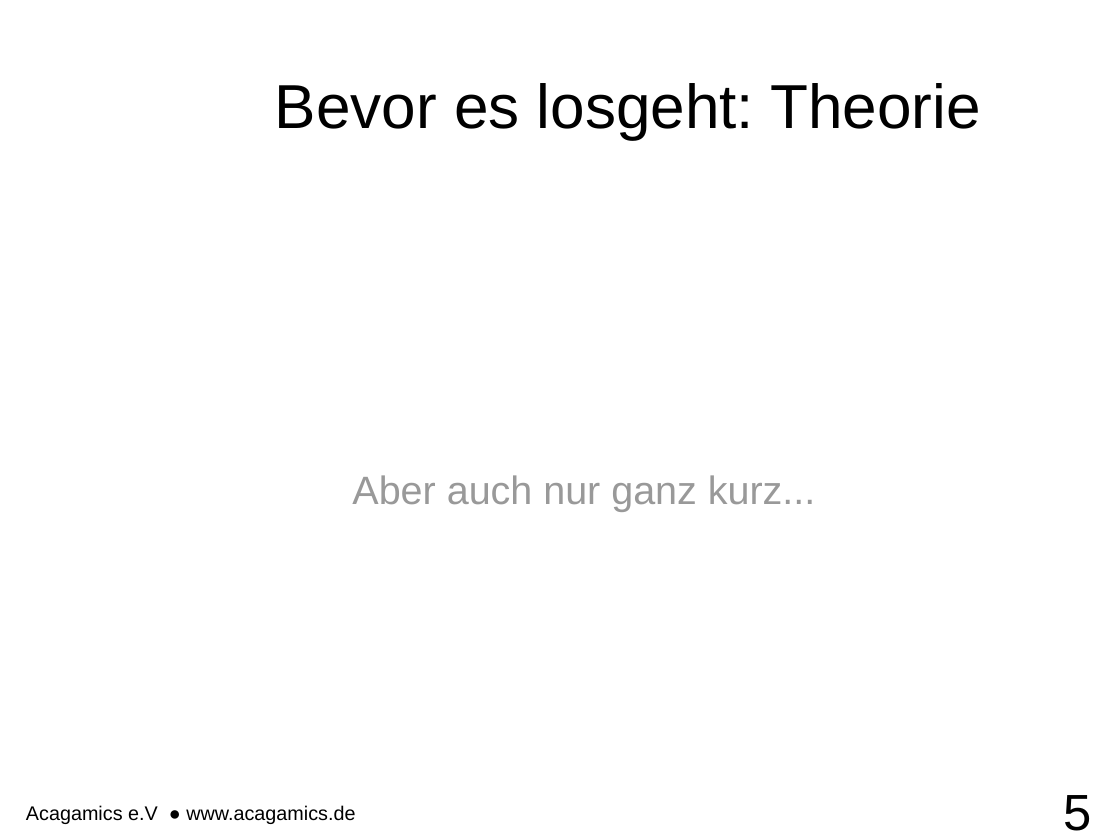
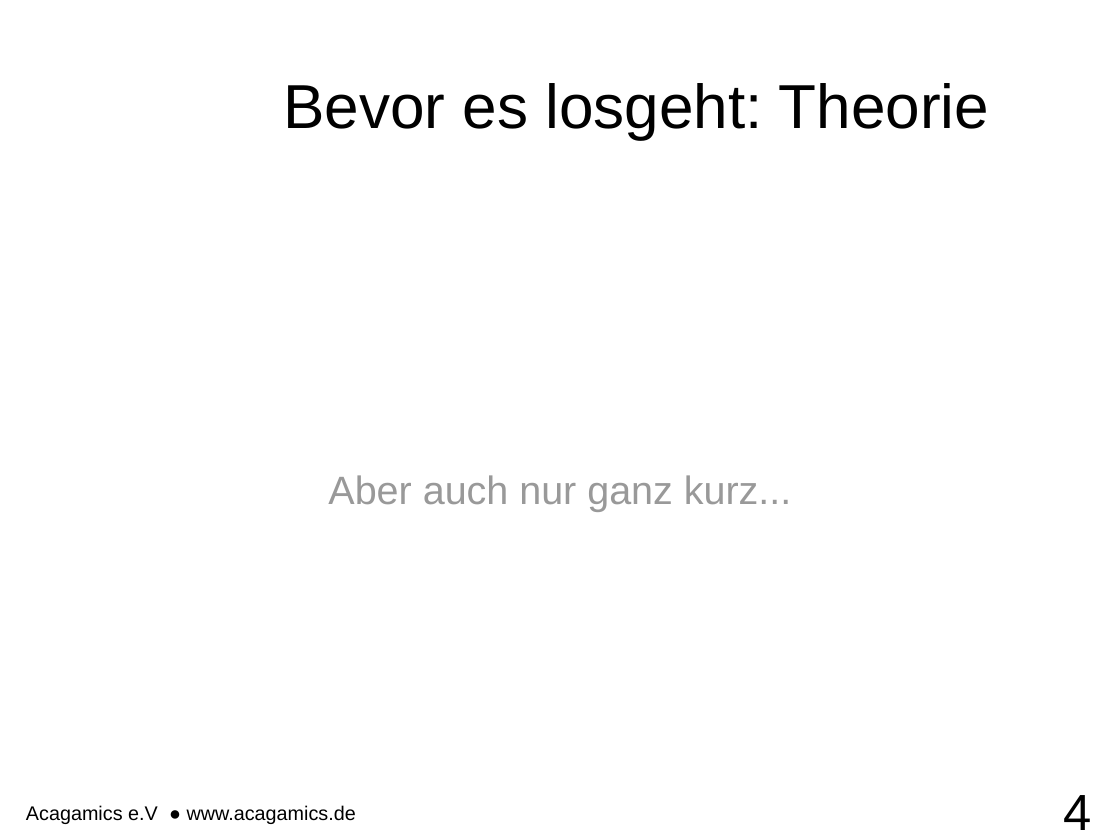
Before and after one commit to endert/Intro2D, a slide deck: slide 4 of 3. Vorlesung 03.11.14/3. Vorstellung.odp (slide 5 before the commit). Drawn at 1120x840 pixels with LibreOffice and Linux fonts; fonts in the diff are those of the drawing; background and template pictures are left out. Boxes give left, top, right and bottom in pixels: in the first picture for what was removed or moved away, otherwise in the second. Text is boxed around its words. In the diff, an @@ line names an element or a change of style, - is before the commit and + after.

```diff
--- a/3. Vorlesung 03.11.14/3. Vorstellung.odp
+++ b/3. Vorlesung 03.11.14/3. Vorstellung.odp
@@ title "Bevor es losgeht: Theorie": place and size @@
-title "Bevor es losgeht: Theorie" at bbox=[275, 83, 980, 139]
+title "Bevor es losgeht: Theorie" at bbox=[283, 83, 989, 139]
@@ text "Aber auch nur ganz kurz..." at bbox=[328, 475, 791, 512]: indent changed @@
@@ page number at bbox=[1064, 795, 1092, 830]: text changed @@
-5
+4
```
Also in this commit, not shown: 4 other slides changed, 1 slide added, 2 slides removed, 1 other file.
